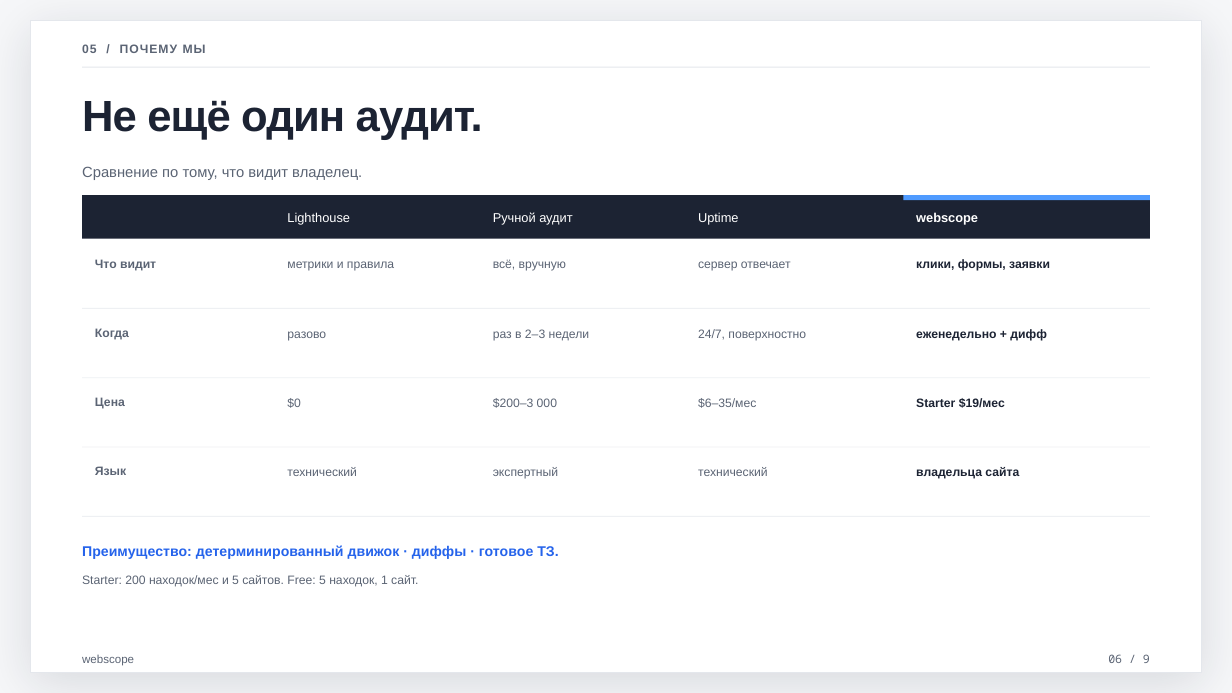
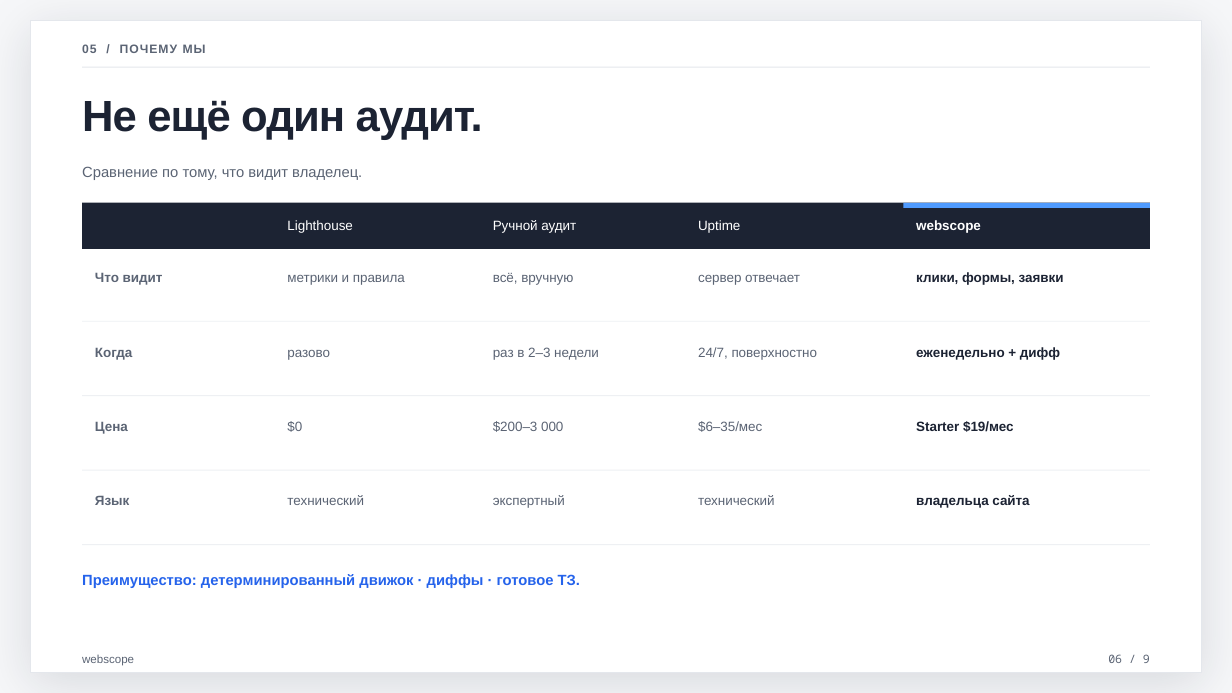
Before and after one commit to xDefox/qa-startup, a slide deck: slide 6 of pitch/webscope-pitch-3min.pptx. Drawn at 1232x693 pixels with LibreOffice and Linux fonts; fonts in the diff are those of the drawing. Boxes give left, top, right and bottom in pixels: in the first picture for what was removed or moved away, otherwise in the second. Text is boxed around its words. In the diff, an @@ line names an element or a change of style, - is before the commit and + after.

```diff
--- a/pitch/webscope-pitch-3min.pptx
+++ b/pitch/webscope-pitch-3min.pptx
@@ rectangle resized from (x1=82, y1=195, x2=1151, y2=238) to (x1=82, y1=202, x2=1151, y2=249) @@
@@ 4 texts, 1 rectangle moved together from (x1=287, y1=195, x2=1151, y2=225) to (x1=287, y1=202, x2=1151, y2=233) @@
@@ size 10 to 10.5 pt in 4 elements at (x1=916, y1=220, x2=981, y2=233), (x1=698, y1=220, x2=740, y2=233), (x1=287, y1=220, x2=352, y2=233), (x1=493, y1=220, x2=576, y2=233) @@
@@ 5 texts, 1 rectangle moved together from (x1=82, y1=259, x2=1151, y2=309) to (x1=82, y1=272, x2=1151, y2=322) @@
@@ 5 texts, 1 rectangle moved together from (x1=82, y1=328, x2=1151, y2=378) to (x1=82, y1=347, x2=1151, y2=396) @@
@@ 5 texts, 1 rectangle moved together from (x1=82, y1=397, x2=1151, y2=447) to (x1=82, y1=421, x2=1151, y2=470) @@
@@ size 9.5 to 10.5 pt in 4 elements at (x1=95, y1=272, x2=163, y2=285), (x1=95, y1=348, x2=132, y2=360), (x1=95, y1=421, x2=128, y2=434), (x1=95, y1=495, x2=129, y2=505) @@
@@ size 9.5 to 10.5 pt; line spacing 1.35 to 1.3 in 16 elements at (x1=916, y1=272, x2=1064, y2=285), (x1=698, y1=275, x2=800, y2=285), (x1=287, y1=275, x2=405, y2=285), (x1=493, y1=273, x2=573, y2=285), (x1=916, y1=347, x2=1060, y2=360), (x1=698, y1=347, x2=818, y2=360), (x1=287, y1=350, x2=330, y2=360), (x1=493, y1=347, x2=599, y2=360), (x1=916, y1=421, x2=1014, y2=432), (x1=698, y1=421, x2=762, y2=432), (x1=287, y1=421, x2=302, y2=432), (x1=493, y1=421, x2=563, y2=432), (x1=916, y1=495, x2=1029, y2=508), (x1=698, y1=495, x2=775, y2=505), (x1=287, y1=495, x2=364, y2=505), (x1=493, y1=495, x2=565, y2=508) @@
@@ 6 texts, 1 rectangle moved together from (x1=82, y1=466, x2=1151, y2=559) to (x1=82, y1=495, x2=1151, y2=588) @@
@@ text "Преимущество: детерминированный движок · диффы ..." at (x1=82, y1=574, x2=580, y2=588): size 11 to 11.5 pt @@
@@ text removed at (x1=82, y1=575, x2=418, y2=587) @@
-Starter: 200 находок/мес и 5 сайтов. Free: 5 находок, 1 сайт.
```
Also in this commit, not shown: 3 other slides changed, 13 other files.
